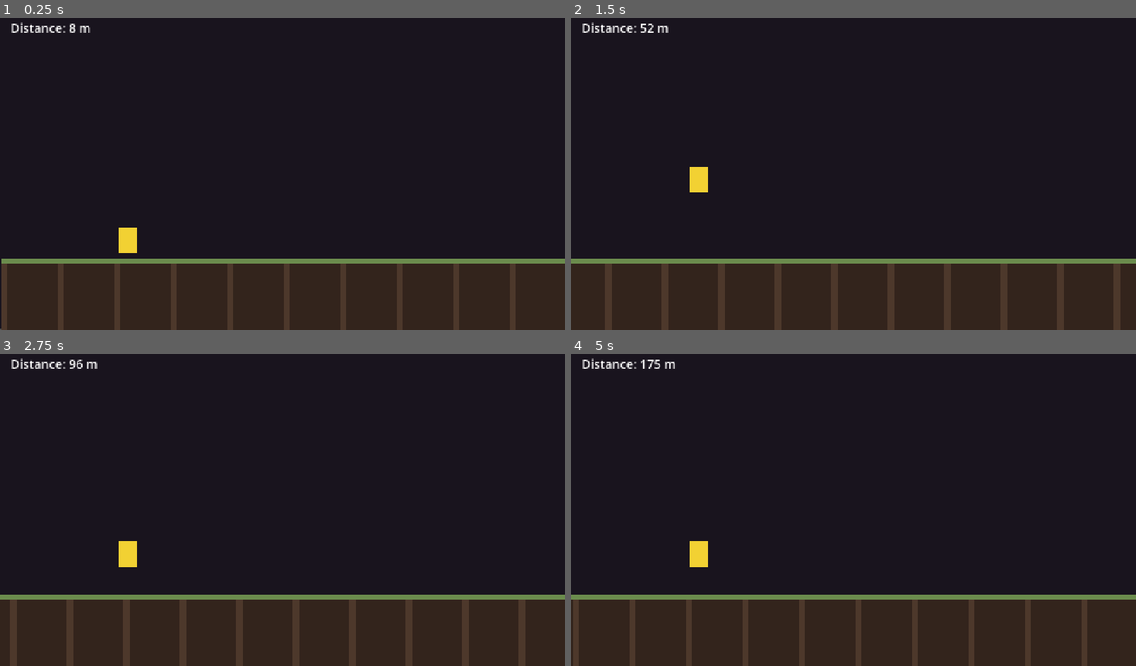
Above: before the commit, frames 1-4 (two rows, left to right).
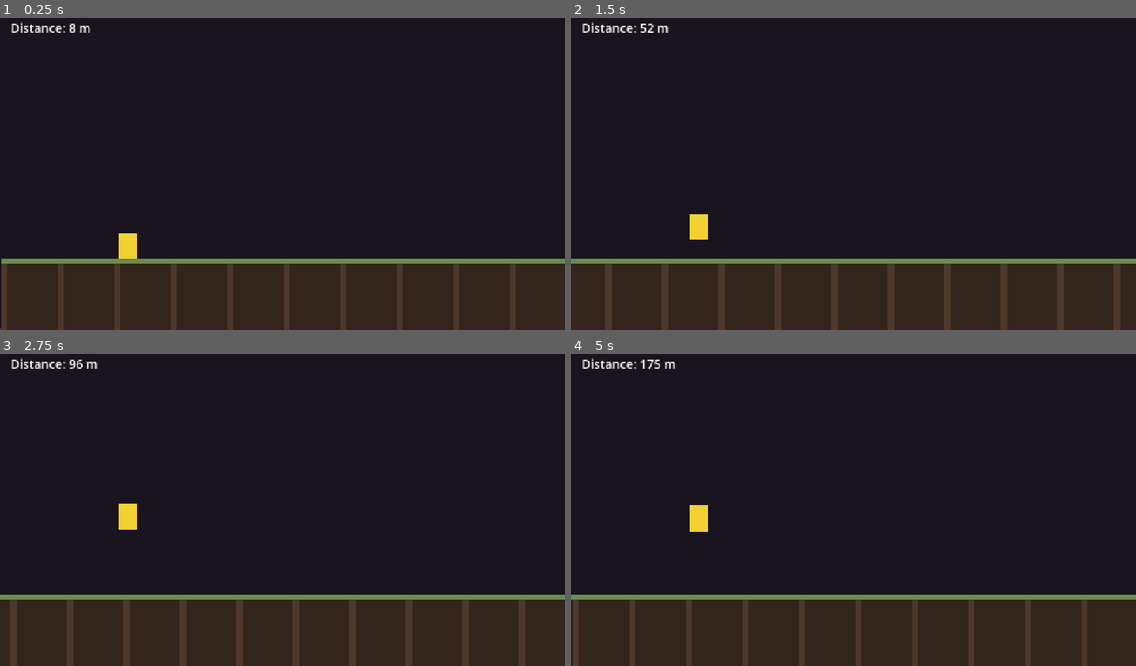
Above: after the commit, the same moments.

Repository: DanielEleojo/tribulation
Game: Godot game, scene res://scenes/game.tscn
The game is run twice, just before and just after one commit, with the same random seed, the same clock (stepped at 60 frames per second) and the same inputs.
Inputs (mouse positions are in pixels of both pictures, inside the frame that each line leads up to):
- Up to frame 1 (0.25 s): no input
- Up to frame 2 (1.5 s): move the mouse to (977, 155) at 0.52 s; tap Right (slide) at 0.6 s; click (977, 155) at 0.67 s; tap Space (jump) at 0.77, 0.8, 1.07, 1.35 s; move the mouse to (740, 186) at 1.27 s; click (740, 186) at 1.42 s
- Up to frame 3 (2.75 s): tap Space (jump) at 1.52, 1.82, 2.3 s; tap Right (slide) at 1.55, 2.1 s; move the mouse to (339, 438) at 2.02 s; click (339, 438) at 2.17 s
- Up to frame 4 (5 s): move the mouse to (825, 569) at 2.77 s; tap Right (slide) at 2.85, 4.35 s; click (825, 569) at 2.92 s; tap Space (jump) at 3.02, 3.32, 3.6, 3.77, 4.07, 4.52, 4.82 s; move the mouse to (1023, 553) at 3.52 s; click (1023, 553) at 3.67 s; move the mouse to (684, 460) at 4.27 s; click (684, 460) at 4.42 s

The runs differ from the first frame. In frame 1, 0.1% of the frame differs, in the area x 21-25%, y 67-78%; in frame 2, 0.5%; in frame 3, 0.5%; in frame 4, 0.6%, in the area x 21-25%, y 48-69%.

Commit message:
Phase 1.3: slide + jump-cancels-slide + snappier jump + mid-air fast-fall dive

Diff:
--- a/scripts/player.gd
+++ b/scripts/player.gd
@@ -1,36 +1,106 @@
 extends CharacterBody2D
 ## Player: auto-runs to the RIGHT at a constant speed, with gravity.
-## Jump: "jump" action (Space) or swipe-up; only fires while on the floor.
+## Jump:  "jump" action (Space) or swipe-up; only while on the floor. Cancels a slide.
+## Slide: "slide" action (Down / S) or swipe-down.
+##        - On the ground: briefly lowers the body for ~0.5s, then restores.
+##        - In the air: fast-fall (dive) straight down, then slides on landing.
 ## Placeholder visual is a ColorRect (see game.tscn).
 
-@export var run_speed: float = 350.0     # constant horizontal speed (px/sec)
-@export var gravity: float = 1400.0      # downward acceleration (px/sec^2)
-@export var jump_velocity: float = -700.0  # upward velocity applied on jump (px/sec)
+@export var run_speed: float = 350.0       # constant horizontal speed (px/sec)
+@export var gravity: float = 2000.0        # downward acceleration (px/sec^2) — higher = snappier jump
+@export var jump_velocity: float = -760.0  # upward velocity applied on jump (px/sec)
+@export var fast_fall_speed: float = 1800.0  # downward velocity when sliding mid-air (px/sec)
+
+const SLIDE_DURATION: float = 0.5          # seconds the slide lasts
+const STAND_HEIGHT: float = 60.0           # normal body height
+const SLIDE_HEIGHT: float = 30.0           # crouched body height
+const BODY_WIDTH: float = 40.0
+const STAND_COLOR := Color(0.95, 0.82, 0.2, 1.0)   # gold when standing/running
+const SLIDE_COLOR := Color(0.3, 0.8, 0.9, 1.0)     # cyan while sliding
+
+@onready var visual: ColorRect = $Visual
+@onready var collision: CollisionShape2D = $Collision
 
 var start_x: float = 0.0
+var is_sliding: bool = false
+var slide_time_left: float = 0.0
+var _pending_slide: bool = false           # queued slide for when a fast-fall lands
+var _was_on_floor: bool = false
 
 func _ready() -> void:
 	add_to_group("player")
 	start_x = global_position.x
-	# Wire touch swipe-up to the same jump.
+	_set_height(STAND_HEIGHT, STAND_COLOR)
+	# Wire touch swipes to the same actions.
 	var swipe := get_tree().get_first_node_in_group("swipe_input")
 	if swipe != null:
 		swipe.swiped_up.connect(try_jump)
+		swipe.swiped_down.connect(start_slide)
 
 func _physics_process(delta: float) -> void:
 	# Always run right at a constant speed.
 	velocity.x = run_speed
 	# Apply gravity every frame; landing on the floor cancels downward velocity.
 	velocity.y += gravity * delta
-	# Keyboard jump.
+
+	var grounded := is_on_floor()
+
+	# A queued fast-fall slide fires the moment we touch down.
+	if grounded and not _was_on_floor and _pending_slide:
+		_pending_slide = false
+		start_slide()
+
+	# Slide countdown.
+	if is_sliding:
+		slide_time_left -= delta
+		if slide_time_left <= 0.0:
+			_end_slide()
+
+	# Keyboard input.
 	if Input.is_action_just_pressed("jump"):
 		try_jump()
+	if Input.is_action_just_pressed("slide"):
+		start_slide()
+
+	_was_on_floor = grounded
 	move_and_slide()
 
-## Apply an upward impulse, but only when grounded (no mid-air jumps).
+## Apply an upward impulse when grounded. Jumping mid-slide cancels the slide.
 func try_jump() -> void:
+	if not is_on_floor():
+		return
+	if is_sliding:
+		_end_slide()
+	_pending_slide = false
+	velocity.y = jump_velocity
+
+## Slide. On the ground: crouch. In the air: fast-fall and queue a slide on landing.
+func start_slide() -> void:
 	if is_on_floor():
-		velocity.y = jump_velocity
+		if is_sliding:
+			return
+		is_sliding = true
+		slide_time_left = SLIDE_DURATION
+		_set_height(SLIDE_HEIGHT, SLIDE_COLOR)
+	else:
+		# Dive straight down, then slide once we land.
+		velocity.y = max(velocity.y, fast_fall_speed)
+		_pending_slide = true
+
+func _end_slide() -> void:
+	is_sliding = false
+	_set_height(STAND_HEIGHT, STAND_COLOR)
+
+## Resize collision + visual, keeping the player's feet at the body origin (y=0).
+func _set_height(h: float, col: Color) -> void:
+	var shape := collision.shape as RectangleShape2D
+	shape.size = Vector2(BODY_WIDTH, h)
+	collision.position = Vector2(0.0, -h * 0.5)
+	visual.offset_left = -BODY_WIDTH * 0.5
+	visual.offset_right = BODY_WIDTH * 0.5
+	visual.offset_top = -h
+	visual.offset_bottom = 0.0
+	visual.color = col
 
 ## Distance readout: world X since spawn, mapped to an integer "meters" value.
 func get_distance() -> int:
Not shown, changed: devlog.txt
Not shown, added: scripts/swipe_detector.gd.uid
